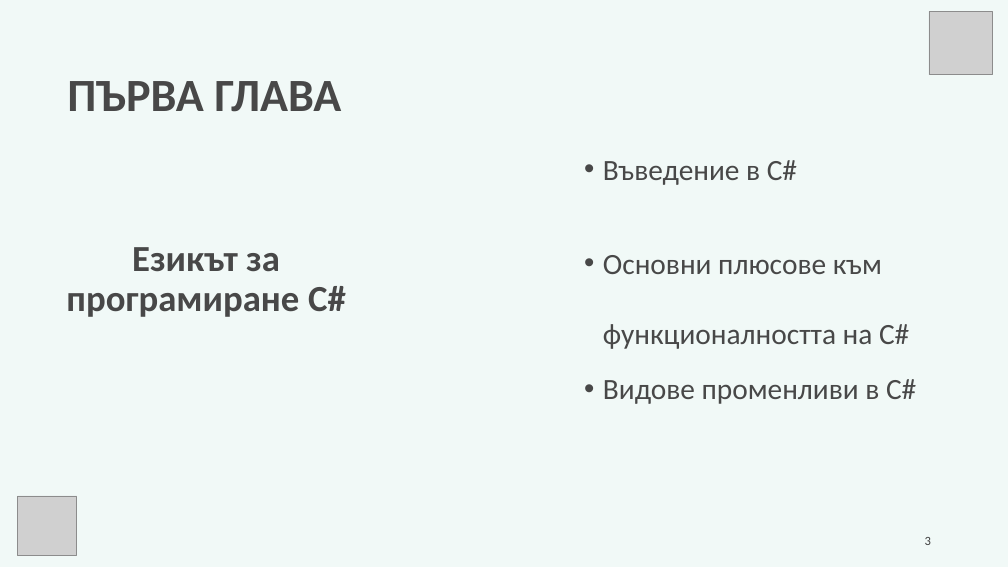
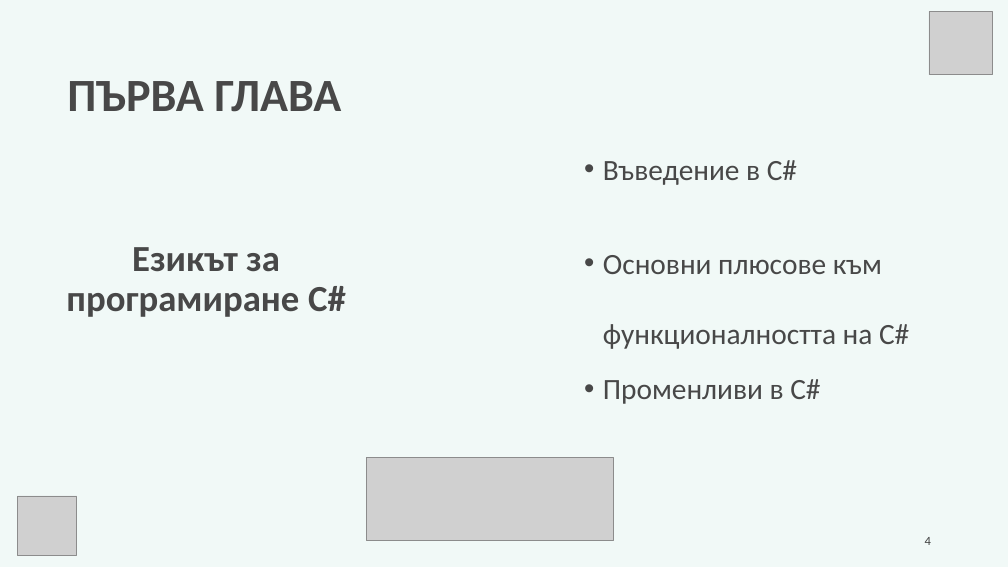
Before and after one commit to ItzJuliBG/Mini-Projects, a slide deck: slide 4 of ДП/Защита на дипломен проект.pptx (slide 3 before the commit). Drawn at 1008x567 pixels with LibreOffice and Linux fonts; fonts in the diff are those of the drawing; grey boxes stand for pictures; background and template pictures are left out. Boxes give left, top, right and bottom in pixels: in the first picture for what was removed or moved away, otherwise in the second. Text is boxed around its words. In the diff, an @@ line names an element or a change of style, - is before the commit and + after.

```diff
--- a/ДП/Защита на дипломен проект.pptx
+++ b/ДП/Защита на дипломен проект.pptx
@@ text at [603, 379, 820, 404]: text changed @@
-• Видове променливи в C#
+• Променливи в C#
@@ picture added at [366, 458, 614, 541] @@
@@ page number at [925, 537, 931, 545]: text changed @@
-3
+4
```
Also in this commit, not shown: 1 other slide changed, 2 slides added, 1 other file.
